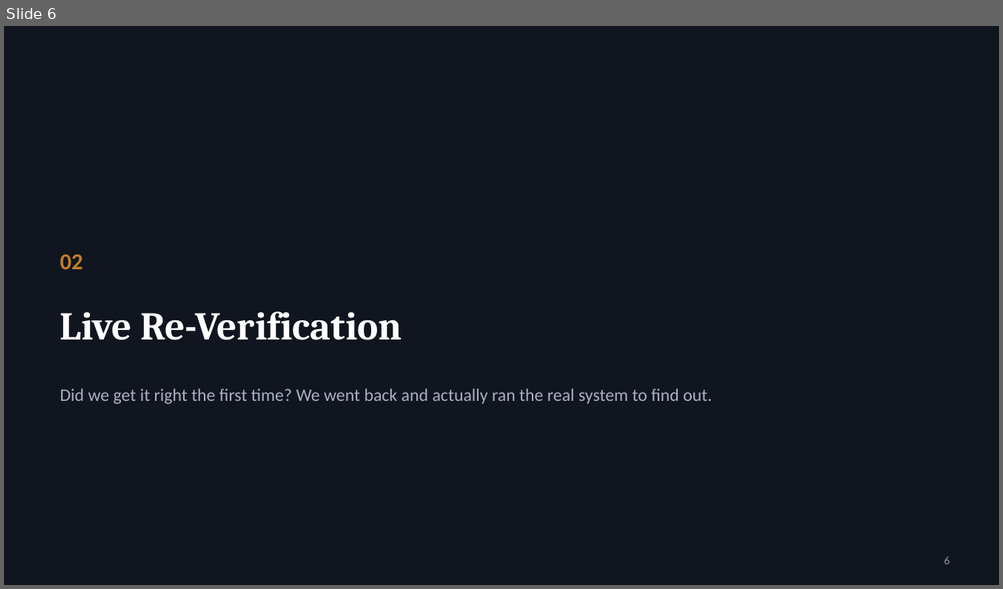
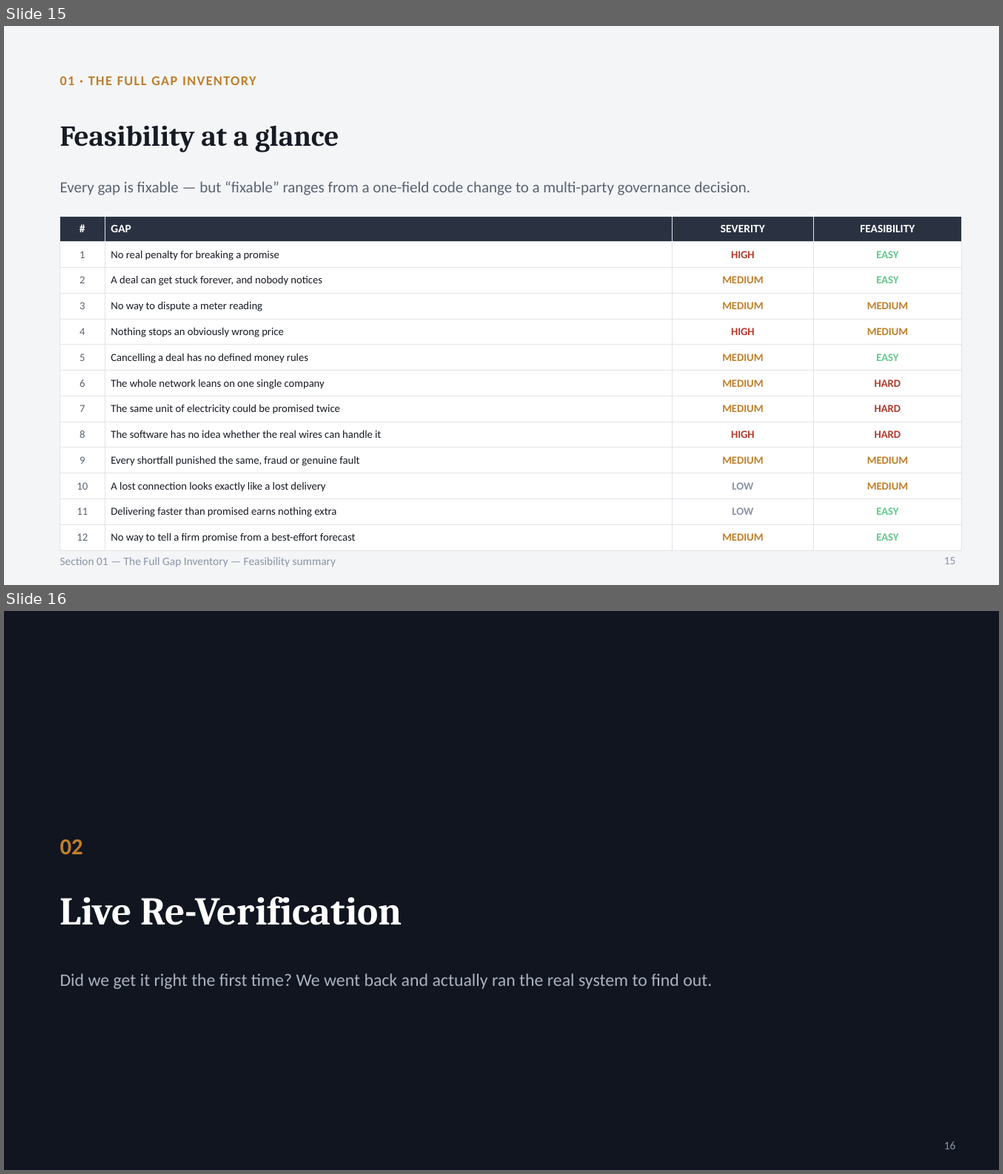
Before and after one commit to Sanjay-dev22/personal-deg, a slide deck: p2p-energy-trading-review/P2P-Energy-Trading-Software-Gaps.pptx. Shown one above the other, each under a label of ours: slide 6 before the commit, slides 15 and 16 after it. The pictures are 1003x589 and 1003x1174 pixels, drawn with LibreOffice and Linux fonts; fonts in the diff are those of the drawing. Boxes give left, top, right and bottom in pixels: in the first picture for what was removed or moved away, otherwise in the second. Text is boxed around its words. In the diff, an @@ line names an element or a change of style, - is before the commit and + after.

```diff
--- a/p2p-energy-trading-review/P2P-Energy-Trading-Software-Gaps.pptx
+++ b/p2p-energy-trading-review/P2P-Energy-Trading-Software-Gaps.pptx
@@ slide 15 added at [4,26,999,585], background #F4F5F7 @@
@@ text added at [60,76,256,85], 13 pt, text #C07F2A, bold @@
+01 · THE FULL GAP INVENTORY
@@ text added at [60,125,338,153], 28 pt, text #171B24, bold @@
+Feasibility at a glance
@@ text added at [60,181,751,195], 15 pt, text #5A6472 @@
+Every gap is fixable — but “fixable” ranges from a one-field code change to a multi-party governance decision.
@@ table added at [60,216,962,546], 13 rows, 4 columns @@
+# | GAP | SEVERITY | FEASIBILITY
+1 | No real penalty for breaking a promise | HIGH | EASY
+2 | A deal can get stuck forever, and nobody notices | MEDIUM | EASY
+3 | No way to dispute a meter reading | MEDIUM | MEDIUM
+4 | Nothing stops an obviously wrong price | HIGH | MEDIUM
+5 | Cancelling a deal has no defined money rules | MEDIUM | EASY
+6 | The whole network leans on one single company | MEDIUM | HARD
+7 | The same unit of electricity could be promised twice | MEDIUM | HARD
+8 | The software has no idea whether the real wires can handle it | HIGH | HARD
+9 | Every shortfall punished the same, fraud or genuine fault | MEDIUM | MEDIUM
+10 | A lost connection looks exactly like a lost delivery | LOW | MEDIUM
+11 | Delivering faster than promised earns nothing extra | LOW | EASY
+12 | No way to tell a firm promise from a best-effort forecast | MEDIUM | EASY
@@ text added at [60,557,336,568], 11 pt, text #8A94A6 @@
+Section 01 — The Full Gap Inventory — Feasibility summary
@@ page number added at [944,557,956,565], 11 pt, text #8A94A6 @@
+15
@@ what was slide 6 is now slide 16 @@
@@ page number at [944,1142,956,1150]: text changed @@
-6
+16
```
Also in this commit, not shown: 5 slides changed, 12 other slides added, 3 slides removed, 1 other file.
